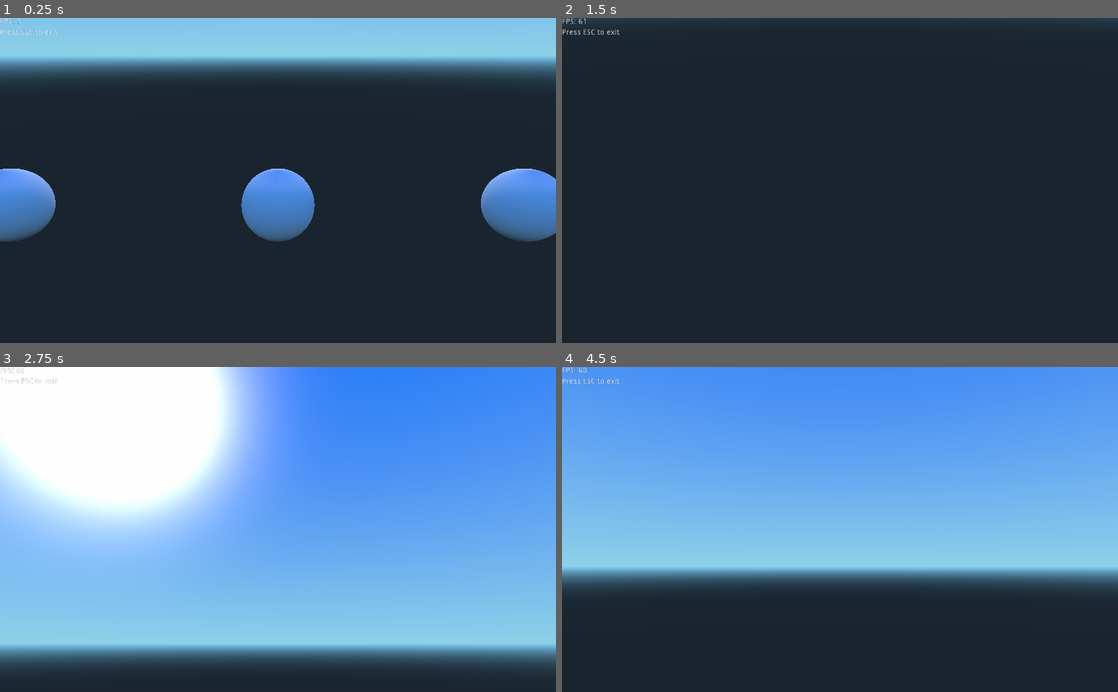
Above: before the commit, frames 1-4 (two rows, left to right).
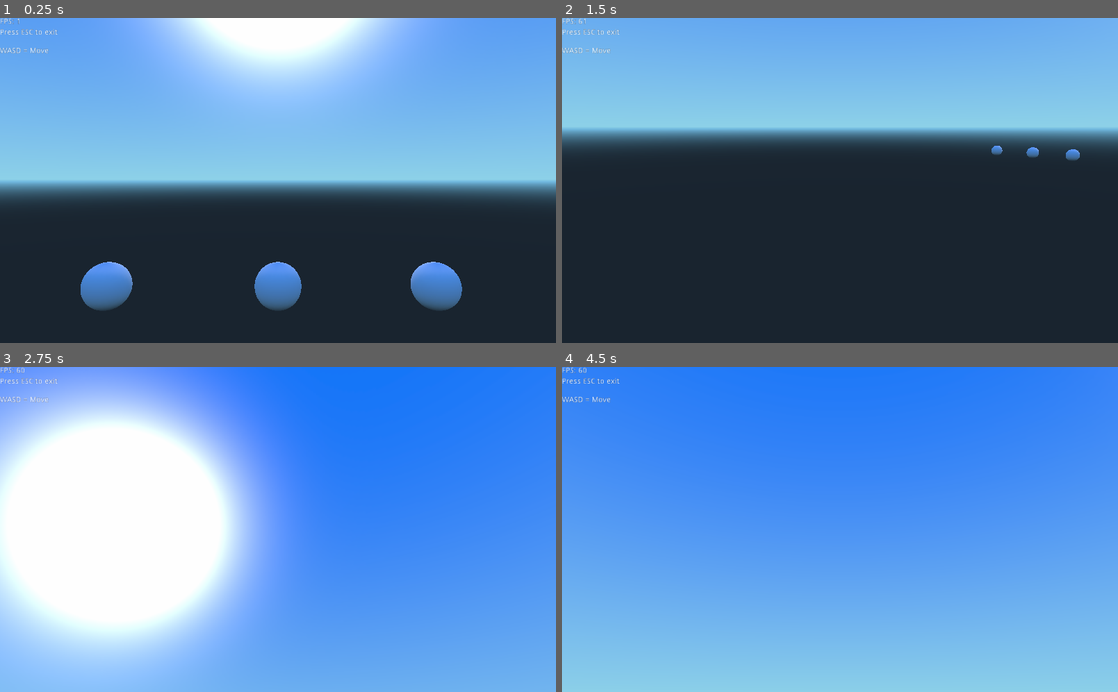
Above: after the commit, the same moments.

Repository: tavurth/godot-simple-fps-camera
Game: Godot game, scene res://World.tscn
Two runs of this game, one before a commit and one after it. Both use one fixed random seed, a clock stepped at 60 frames per second and the inputs below.
Inputs (mouse positions are in pixels of both pictures, inside the frame that each line leads up to):
- Up to frame 1 (0.25 s): no input
- Up to frame 2 (1.5 s): tap Enter at 0.5 s; move the mouse to (962, 164) at 0.52 s; hold Right (ui_right) 0.53-1.28 s; tap Space at 1.25 s; move the mouse to (728, 196) at 1.27 s; hold Down (ui_down) from 1.28 s (still down)
- Up to frame 3 (2.75 s): move the mouse to (333, 458) at 2.02 s; release Down (ui_down) at 2.03 s; hold Right (ui_right) from 2.03 s (still down)
- Up to frame 4 (4.5 s): tap Enter at 2.75, 4.25 s; move the mouse to (812, 594) at 2.77 s; release Right (ui_right) at 2.78 s; hold Up (ui_up) 2.78-3.53 s; tap Space at 3.5 s; move the mouse to (1006, 578) at 3.52 s; hold Left (ui_left) from 3.53 s (still down); move the mouse to (673, 480) at 4.27 s

The runs differ from the first frame. In frame 1, 61% of the frame differs, in the area x 0-100%, y 0-90%; in frame 2, 40%; in frame 3, 88%; in frame 4, 99%, in the area x 0-100%, y 0-100%.

Commit message:
Added player movement

Diff:
--- /dev/null
+++ b/Player.gd
@@ -0,0 +1,32 @@
+extends Spatial
+
+const PLAYER_MOVE_SPEED = 20
+
+func move_forward_back(delta: float):
+	"""
+	Move the camera forward or backwards
+	"""
+	self.transform = self.transform.translated(Vector3(0, 0, delta * PLAYER_MOVE_SPEED))
+
+func move_left_right(delta: float):
+	"""
+	Move the camera to the left or right
+	"""
+	self.transform = self.transform.translated(Vector3(delta * PLAYER_MOVE_SPEED, 0, 0))
+
+func _process(delta: float):
+	"""
+	Allow the player to move the camera with WASD
+	See Project settings -> Input map for keyboard bindings
+	"""
+	if Input.is_action_pressed("ui_up"):
+		self.move_forward_back(-delta)
+
+	elif Input.is_action_pressed("ui_down"):
+		self.move_forward_back(+delta)
+
+	if Input.is_action_pressed("ui_left"):
+		self.move_left_right(-delta)
+
+	elif Input.is_action_pressed("ui_right"):
+		self.move_left_right(+delta)
--- a/World.tscn
+++ b/World.tscn
@@ -1,8 +1,9 @@
-[gd_scene load_steps=5 format=2]
+[gd_scene load_steps=6 format=2]
 
 [ext_resource path="res://FPSCounter.gd" type="Script" id=1]
 [ext_resource path="res://ExitHelp.gd" type="Script" id=2]
 [ext_resource path="res://Camera.gd" type="Script" id=3]
+[ext_resource path="res://Player.gd" type="Script" id=4]
 
 [sub_resource type="SphereMesh" id=1]
 
@@ -13,12 +14,17 @@
 margin_bottom = 14.0
 text = "FPS: 0"
 script = ExtResource( 1 )
+__meta__ = {
+"_edit_use_anchors_": false
+}
 
 [node name="ExitHelp" type="Label" parent="."]
 margin_top = 20.0
 margin_right = 106.0
 margin_bottom = 38.0
-text = "Press ESC to exit"
+text = "Press ESC to exit
+
+WASD = Move"
 script = ExtResource( 2 )
 
 [node name="MeshInstance" type="MeshInstance" parent="."]
@@ -36,11 +42,12 @@
 mesh = SubResource( 1 )
 material/0 = null
 
-[node name="Yaw" type="Spatial" parent="."]
-transform = Transform( 1, 0, 0, 0, 0.942411, 0.334456, 0, -0.334456, 0.942411, 0, 1.15074, 1.11174 )
+[node name="Player" type="Spatial" parent="."]
+transform = Transform( 1, 0, 0, 0, 1, 0, 0, 0, 1, 0, 0, 0 )
+script = ExtResource( 4 )
 
-[node name="Camera" type="Camera" parent="Yaw"]
-transform = Transform( 1, 0, 0, 0, 1, 0, 0, 0, 1, 0, 0.611349, -1.72262 )
+[node name="Camera" type="Camera" parent="Player"]
+transform = Transform( 1, 0, 0, 0, 1, 0, 0, 0, 1, 0, 1.3537, 1.11144 )
 fov = 50.0
 far = 200.0
 script = ExtResource( 3 )
--- a/project.godot
+++ b/project.godot
@@ -24,6 +24,34 @@
 
 [input]
 
+ui_left={
+"deadzone": 0.5,
+"events": [ Object(InputEventKey,"resource_local_to_scene":false,"resource_name":"","device":0,"alt":false,"shift":false,"control":false,"meta":false,"command":false,"pressed":false,"scancode":16777231,"physical_scancode":0,"unicode":0,"echo":false,"script":null)
+, Object(InputEventJoypadButton,"resource_local_to_scene":false,"resource_name":"","device":0,"button_index":14,"pressure":0.0,"pressed":false,"script":null)
+, Object(InputEventKey,"resource_local_to_scene":false,"resource_name":"","device":0,"alt":false,"shift":false,"control":false,"meta":false,"command":false,"pressed":false,"scancode":0,"physical_scancode":65,"unicode":0,"echo":false,"script":null)
+ ]
+}
+ui_right={
+"deadzone": 0.5,
+"events": [ Object(InputEventKey,"resource_local_to_scene":false,"resource_name":"","device":0,"alt":false,"shift":false,"control":false,"meta":false,"command":false,"pressed":false,"scancode":16777233,"physical_scancode":0,"unicode":0,"echo":false,"script":null)
+, Object(InputEventJoypadButton,"resource_local_to_scene":false,"resource_name":"","device":0,"button_index":15,"pressure":0.0,"pressed":false,"script":null)
+, Object(InputEventKey,"resource_local_to_scene":false,"resource_name":"","device":0,"alt":false,"shift":false,"control":false,"meta":false,"command":false,"pressed":false,"scancode":0,"physical_scancode":68,"unicode":0,"echo":false,"script":null)
+ ]
+}
+ui_up={
+"deadzone": 0.5,
+"events": [ Object(InputEventKey,"resource_local_to_scene":false,"resource_name":"","device":0,"alt":false,"shift":false,"control":false,"meta":false,"command":false,"pressed":false,"scancode":16777232,"physical_scancode":0,"unicode":0,"echo":false,"script":null)
+, Object(InputEventJoypadButton,"resource_local_to_scene":false,"resource_name":"","device":0,"button_index":12,"pressure":0.0,"pressed":false,"script":null)
+, Object(InputEventKey,"resource_local_to_scene":false,"resource_name":"","device":0,"alt":false,"shift":false,"control":false,"meta":false,"command":false,"pressed":false,"scancode":0,"physical_scancode":87,"unicode":0,"echo":false,"script":null)
+ ]
+}
+ui_down={
+"deadzone": 0.5,
+"events": [ Object(InputEventKey,"resource_local_to_scene":false,"resource_name":"","device":0,"alt":false,"shift":false,"control":false,"meta":false,"command":false,"pressed":false,"scancode":16777234,"physical_scancode":0,"unicode":0,"echo":false,"script":null)
+, Object(InputEventJoypadButton,"resource_local_to_scene":false,"resource_name":"","device":0,"button_index":13,"pressure":0.0,"pressed":false,"script":null)
+, Object(InputEventKey,"resource_local_to_scene":false,"resource_name":"","device":0,"alt":false,"shift":false,"control":false,"meta":false,"command":false,"pressed":false,"scancode":0,"physical_scancode":83,"unicode":0,"echo":false,"script":null)
+ ]
+}
 ui_exit={
 "deadzone": 0.5,
 "events": [ Object(InputEventKey,"resource_local_to_scene":false,"resource_name":"","device":0,"alt":false,"shift":false,"control":false,"meta":false,"command":false,"pressed":false,"scancode":16777217,"physical_scancode":0,"unicode":0,"echo":false,"script":null)
